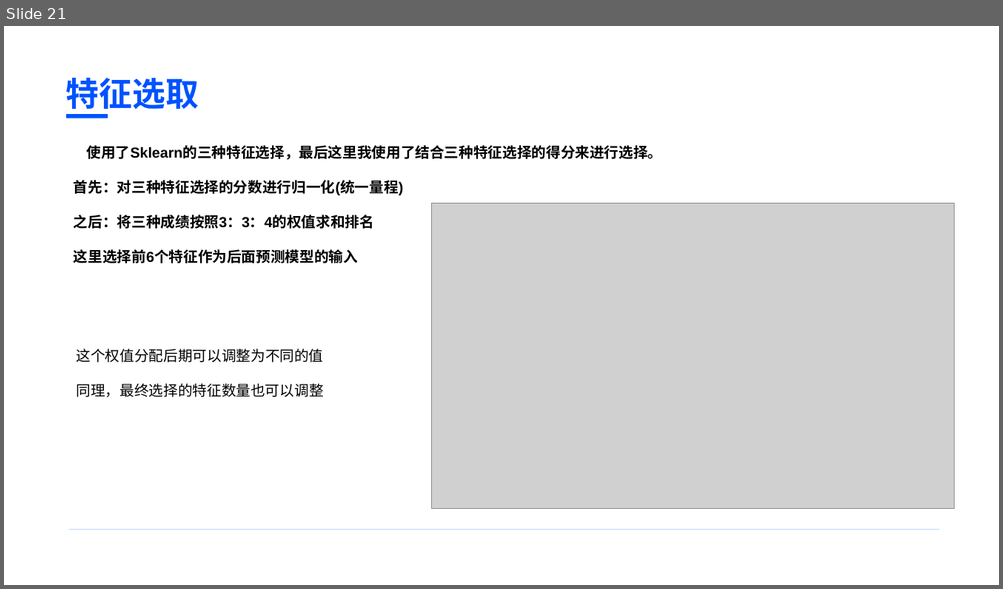
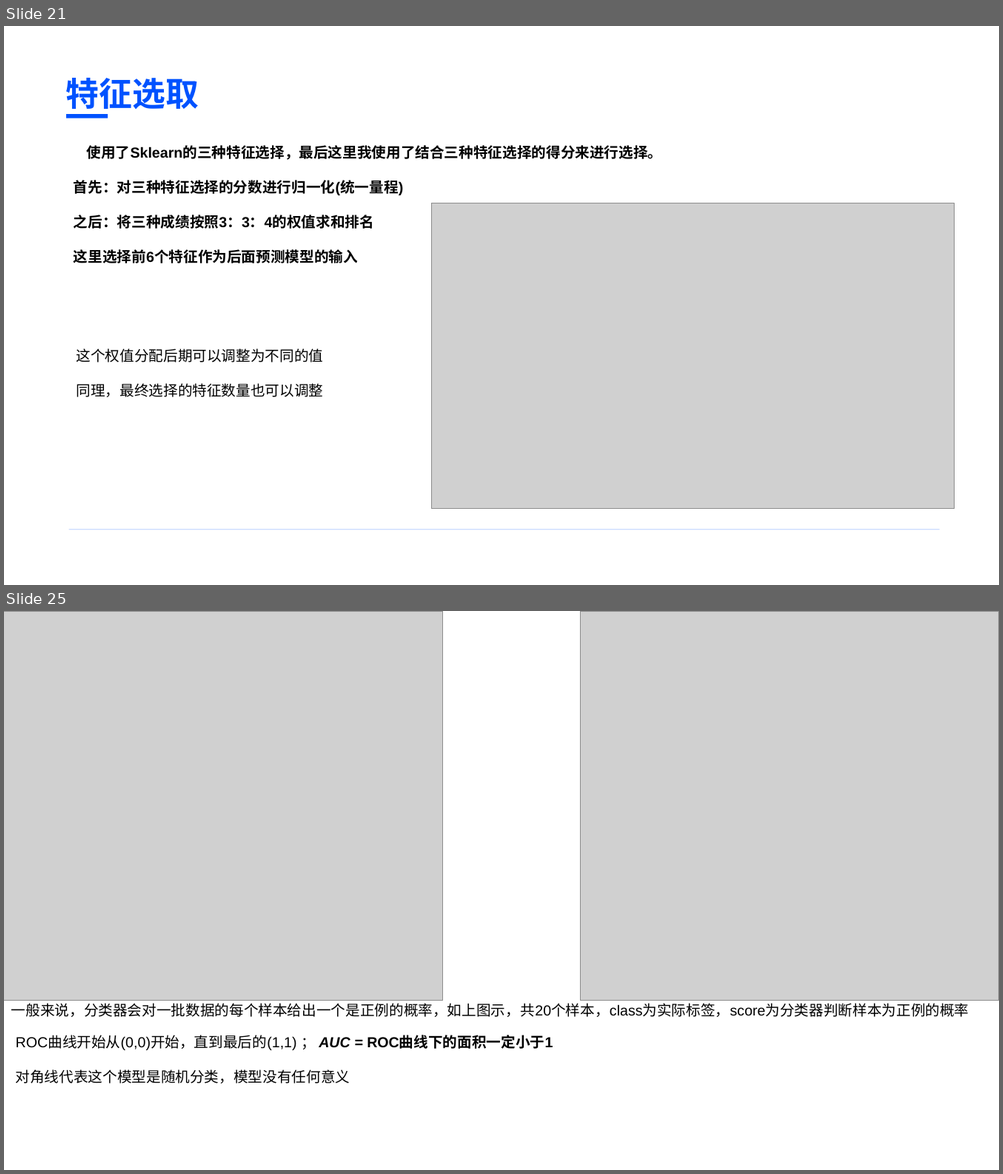
Before and after one commit to BaiRong-NUC/DiabetesAnalyzes, a slide deck: 多元统计与模式识别课程汇报.pptx. Shown one above the other, each under a label of ours: slide 21 before the commit, slides 21 and 25 after it; the slides between them are not shown. The pictures are 1003x589 and 1003x1174 pixels, drawn with LibreOffice and Linux fonts; fonts in the diff are those of the drawing; grey boxes stand for pictures. Boxes give left, top, right and bottom in pixels: in the first picture for what was removed or moved away, otherwise in the second. Text is boxed around its words. In the diff, an @@ line names an element or a change of style, - is before the commit and + after.

Commit message:
完成随机森林分类器ppt

```diff
--- a/多元统计与模式识别课程汇报.pptx
+++ b/多元统计与模式识别课程汇报.pptx
@@ slide 25 added at [4, 611, 999, 1170], background #FFFFFF @@
@@ picture added at [4, 611, 443, 1001] @@
@@ picture added at [580, 611, 999, 1001] @@
@@ text added at [11, 1003, 969, 1017], 14 pt, text #000000 @@
+一般来说，分类器会对一批数据的每个样本给出一个是正例的概率，如上图示，共20个样本，class为实际标签，score为分类器判断样本为正例的概率
@@ text added at [16, 1036, 552, 1084], 14 pt, text #000000 @@
+ROC曲线开始从(0,0)开始，直到最后的(1,1) ； AUC = ROC曲线下的面积一定小于1
+对角线代表这个模型是随机分类，模型没有任何意义
```
Also in this commit, not shown: 2 slides changed, 2 other slides added, 2 other files.
